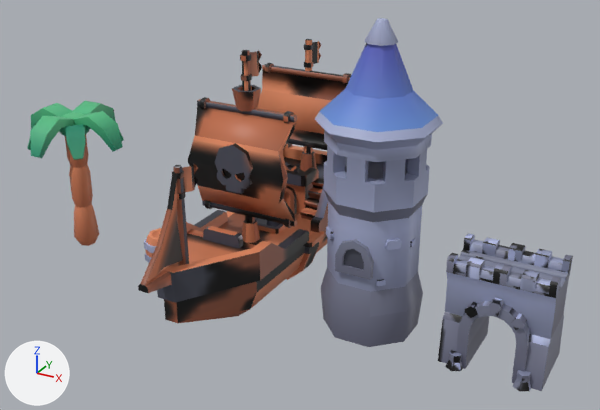
A saved change to the FBX model assets/meshes/biomes/PirateCoast.fbx.
Rendered twice from a 50 mm camera at (95.5, -88.1, 58.7) aimed at (46.7, 0.5, 14.4). Every picture has the same lights, and +X, +Y and +Z are marked at lower left. The older version comes first. Vertices at exactly the same position are counted once.

The older version as bpy lines, for what is in view:
```python
me_piratecoast_fort = bpy.data.meshes.new('PirateCoast_Fort')
me_piratecoast_fort.from_pydata(...)  # 478 vertices, 712 faces; spans x -6.36..6.36, y -5.73..5.73, z 0.0..14.0
me_piratecoast_fort.materials.append(mat_piratecoast_fort)  # picture img_piratecoast_fort_png
me_piratecoast_lighthouse = bpy.data.meshes.new('PirateCoast_Lighthouse')
me_piratecoast_lighthouse.from_pydata(...)  # 352 vertices, 604 faces; spans x -7.1..7.1, y -7.1..7.1, z 0.0..40.0
me_piratecoast_lighthouse.materials.append(mat_piratecoast_lighthouse)  # picture img_piratecoast_lighthouse_png
me_piratecoast_ship = bpy.data.meshes.new('PirateCoast_Ship')
me_piratecoast_ship.from_pydata(...)  # 1153 vertices, 1893 faces; spans x -8.2..8.2, y -22.4..22.4, z 0.0..34.0
me_piratecoast_ship.materials.append(mat_piratecoast_ship)  # picture img_piratecoast_ship_png
ob_piratecoast_fort = bpy.data.objects.new('PirateCoast_Fort', me_piratecoast_fort)
ob_piratecoast_fort.location = (75.2, 0.0, 0.0)
ob_piratecoast_lighthouse = bpy.data.objects.new('PirateCoast_Lighthouse', me_piratecoast_lighthouse)
ob_piratecoast_lighthouse.location = (57.7, 0.0, 0.0)
ob_piratecoast_ship = bpy.data.objects.new('PirateCoast_Ship', me_piratecoast_ship)
ob_piratecoast_ship.location = (38.4, 0.0, 0.0)
# also in view: 'PirateCoast_Palm' at (8.4, 0.0, 11.0)
```
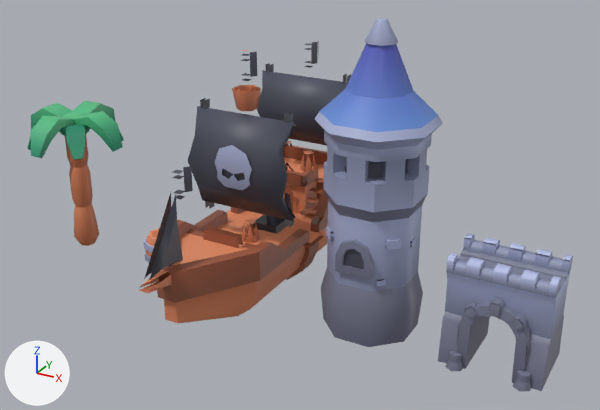
Location of each change, [x1, y1, x2, y2] in pixels of the pictures (600 x 410 px; the box of a moved part takes in the faces that stretch with it):
'PirateCoast_Ship', reshaped
    before: [138, 39, 351, 323]
    after: [139, 40, 351, 323]
part 1 of me_piratecoast_ship, moved or reshaped
    before: [197, 39, 351, 308]
    after: [198, 40, 351, 279]
part 2 of me_piratecoast_ship, moved or reshaped
    before: [138, 163, 198, 293]
    after: [139, 170, 248, 291]
part 3 of me_piratecoast_ship, surface changed
    before: [157, 42, 347, 323]
    after: [139, 42, 347, 323]
part 4 of me_piratecoast_fort, added
    after: [453, 255, 561, 297]
part 5 of me_piratecoast_fort, added
    after: [464, 235, 573, 274]
part 6 of me_piratecoast_fort, reshaped
    before: [443, 279, 554, 369]
    after: [443, 279, 555, 383]
part 7 of me_piratecoast_fort, surface changed (lighter)
    both: [438, 235, 572, 391]

The edits, one by one:
me_piratecoast_fort is used by ob_piratecoast_fort; location (75.2, 0.0, 0.0).
me_piratecoast_fort had 478 vertices, 712 faces and spanned x -6.36..6.36, y -5.73..5.73, z 0.0..14.0.
me_piratecoast_fort now has 576 vertices, 596 faces and spans x -6.36..6.36, y -5.73..5.73, z 0.0..14.0.
me_piratecoast_fort part 4: 33 vertices added at x -6.36..6.36, y -3.9..-2.27, z 13.89..13.96.
me_piratecoast_fort part 5: 33 vertices added at x -6.36..6.36, y 2.27..3.9, z 13.89..13.96.
me_piratecoast_fort part 6: 6 vertices removed from x -2.83..2.83, y -3.87..-3.18, z 5.28..6.48; 22 vertices added at x -4.0..4.0, y -4.77..-3.18, z 5.72..10.01.
me_piratecoast_fort part 7: 448 kept faces spanning x -6.36..6.36, y -5.73..5.73, z 0.0..14.0 get new texture (UV) coordinates.
Other edits to the shape of me_piratecoast_fort do not show in these pictures.
me_piratecoast_ship is used by ob_piratecoast_ship; location (38.4, 0.0, 0.0).
me_piratecoast_ship had 1153 vertices, 1893 faces and spanned x -8.2..8.2, y -22.4..22.4, z 0.0..34.0.
me_piratecoast_ship now has 1554 vertices, 593 faces and spans x -8.2..8.2, y -22.4..22.4, z 0.0..34.0.
me_piratecoast_ship part 1: 2 vertices moved from x -6.8..-1.8, y -2.7..13.0, z 5.1..16.4 to x -7.4..-0.7, y -2.7..20.5, z 5.1..17.5; 648 vertices removed from x -8.2..8.2, y -6.1..22.4, z 0.7..34.0; 1009 vertices added at x -8.2..8.2, y -6.1..22.4, z 0.7..34.0.
me_piratecoast_ship part 2: 63 vertices removed from x -0.7..0.7, y -22.4..-10.4, z 9.6..23.4; 103 vertices added at x -0.8..0.8, y -22.4..-10.6, z 7.2..23.4.
me_piratecoast_ship part 3: 293 kept faces spanning x -7.5..7.5, y -22.4..22.4, z 0.0..33.4 get new texture (UV) coordinates.
